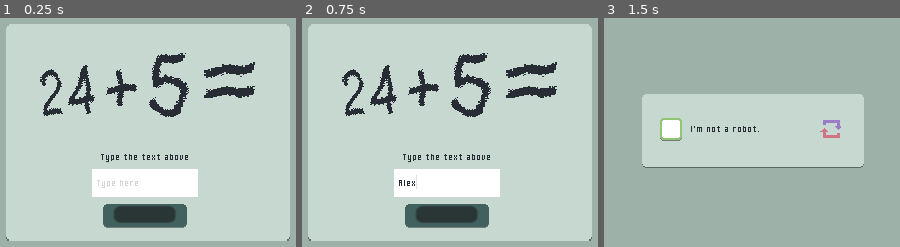
Above: before the commit, frames 1-3 (left to right).
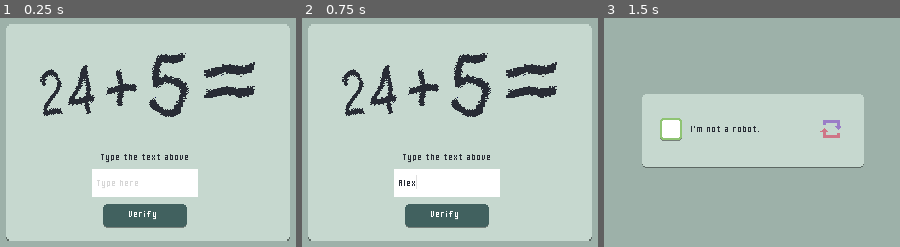
Above: after the commit, the same moments.

Repository: Difio3333/imnotarobot
Game: Godot game, scene res://world/World.tscn
Two runs of this game, one before a commit and one after it. Both use one fixed random seed, a clock stepped at 60 frames per second and the inputs below.
Inputs (mouse positions are in pixels of both pictures, inside the frame that each line leads up to):
- Up to frame 1 (0.25 s): no input
- Up to frame 2 (0.75 s): click (447, 182) at 0.52 s; type "Alex" at 0.6 s
- Up to frame 3 (1.5 s): click (749, 214) at 1.25 s

The runs differ from the first frame. In frame 1, 1.5% of the frame differs, in the area x 38-60%, y 82-90%; in frame 2, 1.5%; in frame 3, nothing differs.

Commit message:
exit und andere shenanigans

Diff:
--- a/levels/level_2.tscn
+++ b/levels/level_2.tscn
@@ -6,6 +6,7 @@
 [ext_resource type="FontFile" uid="uid://c11gqv8lqvvn1" path="res://assets/CWEBL.TTF" id="3_spsrk"]
 [ext_resource type="Texture2D" uid="uid://cw1barv8avf37" path="res://assets/button_normal_00_idle.png" id="4_4bwke"]
 [ext_resource type="Texture2D" uid="uid://cplp45frcgf2i" path="res://assets/typetextabove_00.png" id="5_vs030"]
+[ext_resource type="Texture2D" uid="uid://cm68nunpbt655" path="res://assets/button_normal_00_pressed.png" id="7_voihg"]
 
 [node name="Level2" type="Node2D" groups=["Level"]]
 script = ExtResource("1_y0npd")
@@ -46,19 +47,36 @@
 offset_right = 209.0
 offset_bottom = 142.0
 
+[node name="Typetextabove00" type="Sprite2D" parent="."]
+position = Vector2(320, 133)
+texture = ExtResource("5_vs030")
+
+[node name="Button" type="Button" parent="."]
+self_modulate = Color(1, 1, 1, 0)
+offset_left = 275.0
+offset_top = 251.0
+offset_right = 299.0
+offset_bottom = 260.0
+rotation = -0.00165871
+scale = Vector2(3.54516, 2.64881)
+
 [node name="ButtonNormal00Idle" type="Sprite2D" parent="."]
 position = Vector2(317, 263)
 texture = ExtResource("4_4bwke")
 
-[node name="Button" type="Button" parent="."]
-offset_left = 286.0
+[node name="ButtonNormal00Pressed" type="Sprite2D" parent="."]
+visible = false
+position = Vector2(317, 263)
+texture = ExtResource("7_voihg")
+
+[node name="Verify" type="Label" parent="."]
+offset_left = 300.0
 offset_top = 253.0
-offset_right = 310.0
-offset_bottom = 262.0
-scale = Vector2(2.56, 1.8589)
+offset_right = 340.0
+offset_bottom = 270.0
+theme_override_font_sizes/font_size = 13
+text = "Verify"
 
-[node name="Typetextabove00" type="Sprite2D" parent="."]
-position = Vector2(320, 133)
-texture = ExtResource("5_vs030")
-
+[connection signal="button_down" from="Button" to="." method="_on_button_button_down"]
+[connection signal="button_up" from="Button" to="." method="_on_button_button_up"]
 [connection signal="pressed" from="Button" to="." method="_on_button_pressed"]
--- a/project.godot
+++ b/project.godot
@@ -30,6 +30,14 @@
 
 theme/custom_font="res://assets/CWEBL.TTF"
 
+[input]
+
+Exit={
+"deadzone": 0.5,
+"events": [Object(InputEventKey,"resource_local_to_scene":false,"resource_name":"","device":-1,"window_id":0,"alt_pressed":false,"shift_pressed":false,"ctrl_pressed":false,"meta_pressed":false,"pressed":false,"keycode":0,"physical_keycode":4194305,"key_label":0,"unicode":0,"location":0,"echo":false,"script":null)
+]
+}
+
 [rendering]
 
 textures/canvas_textures/default_texture_filter=0
--- a/scripts/level_1_script.gd
+++ b/scripts/level_1_script.gd
@@ -1,6 +1,4 @@
 extends Node2D
-
-var level_id: int = 1
 
 @onready var robot: Sprite2D = $Robot
 @onready var check: Sprite2D = $CheckButton/Check
@@ -8,8 +6,6 @@
 @onready var button_check_00_idle: Sprite2D = $CheckButton/ButtonCheck00Idle
 @onready var check_button: Node = $CheckButton
 @onready var reviewing_data_label: Label = $ReviewingDataLabel
-
-
 
 func _ready() -> void:
 	Messenger.connect("ANIMATION_FINISHED",handle_animations)
--- a/scripts/level_2_script.gd
+++ b/scripts/level_2_script.gd
@@ -1,22 +1,31 @@
 extends Node2D
-
-var level_id: int = 2
 
 @onready var captcha_text_in: TextEdit = $Control/CaptchaTextIn2
 @export var check_text: String = "Hello"
+@onready var button_normal_00_idle: Sprite2D = $ButtonNormal00Idle
+@onready var button_normal_00_pressed: Sprite2D = $ButtonNormal00Pressed
+@onready var verify: Label = $Verify
+
+
 # Called when the node enters the scene tree for the first time.
 func _ready() -> void:
 	pass # Replace with function body.
-
 
 # Called every frame. 'delta' is the elapsed time since the previous frame.
 func _process(delta: float) -> void:
 	pass
 
+func _on_button_button_down() -> void:
+	button_normal_00_idle.visible = false
+	button_normal_00_pressed.visible = true
+	verify.position.y += 1
 
-func _on_button_pressed() -> void:
+func _on_button_button_up() -> void:
+	button_normal_00_pressed.visible = false
+	button_normal_00_idle.visible = true
+	verify.position.y -= 1
+
 	if captcha_text_in.text == check_text:
 		Messenger.emit_signal("LEVEL_WIN")
 	else:
-
 		Messenger.emit_signal("LEVEL_LOSE")
--- a/scripts/world.gd
+++ b/scripts/world.gd
@@ -52,3 +52,7 @@
 func last_level():
 	current_level_index -= 1
 	load_current_level()
+
+func _unhandled_input(event: InputEvent) -> void:
+	if event.is_action_pressed("Exit"):
+		get_tree().quit()
Not shown: 1 places in levels/level_2.tscn that only renumber resources
